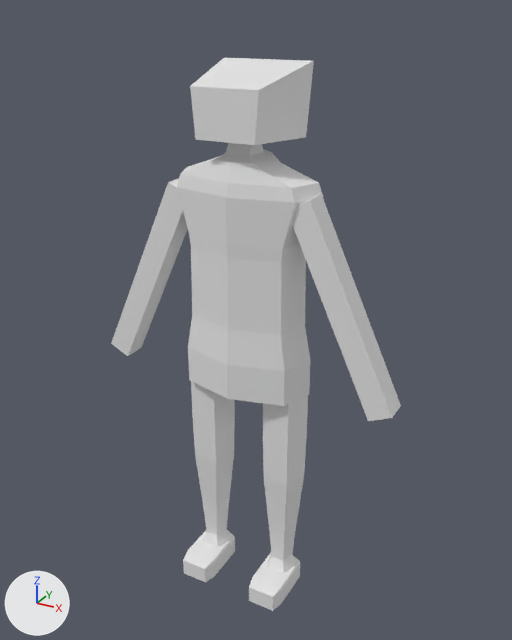
The FBX model assets/Player.fbx, before and after one commit.
Camera for both pictures: a 50 mm camera at (26.1, -45.9, 46.7) aimed at (0.4, 0.8, 23.4). The lights are fixed; the arrows at lower left show +X, +Y and +Z. Where no turn or scale is listed for an object, it has been applied to the vertices.

In view in the first picture: 'RIG_ARM', 'RIG_ARM2', 'RIG_HEAD', 'RIG_LEG', 'RIG_LEG2', 'RIG_TORSO'.
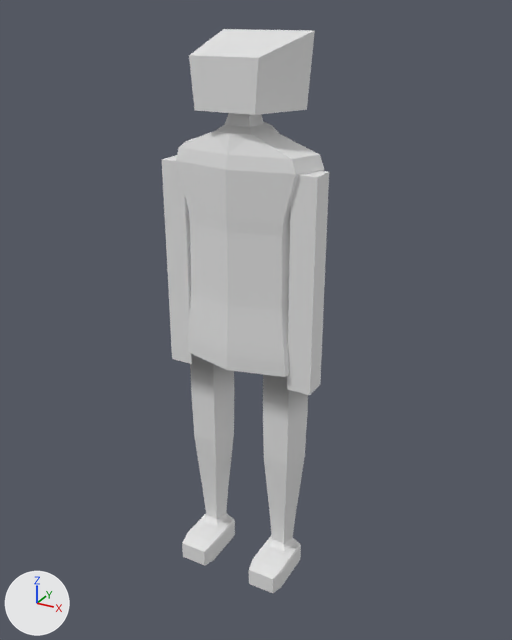
Where the newer file only moved an object's origin or applied its transform, the numbers keep the older frame.

Diff of the bpy script that builds the scene:
```diff
--- a/assets/Player.fbx.py
+++ b/assets/Player.fbx.py
@@ me_cube_001 @@
 me_cube_001.from_pydata(...)  # 16 vertices, 14 faces; spans x -1.3..7.7, y -1.0..1.0, z -14.9..1.3
 # used by ob_rig_arm; location = (5.5, -0.6, 33.2)
+# me_cube_001 part 3: the whole mesh is turned 25 degrees about the y axis through its middle, then moved by (-3.2, 0.0, 1.3)
@@ me_cube_002 @@
 me_cube_002.from_pydata(...)  # 16 vertices, 14 faces; spans x -7.7..1.3, y -1.0..1.0, z -14.9..1.3
 # used by ob_rig_arm2; location = (-5.5, -0.6, 33.2)
+# me_cube_002 part 2: the whole mesh is turned -25 degrees about the y axis through its middle, then moved by (3.2, 0.0, 1.3)
@@ me_cube_003 @@
 me_cube_003.from_pydata(...)  # 26 vertices, 22 faces; spans x -3.75..3.75, y -2.45..3.85, z -1.04..5.27
 # used by ob_rig_head; location = (-0.02, -0.53, 38.05)
+# me_cube_003 part 4: the whole mesh is moved by (0.0, 0.0, 2.0)
@@ me_circle_001 @@
 # used by ob_rig_leg2; location = (-3.5, 0.0, 0.0); rotation_euler = (0.0, 0.0, 1.571), in degrees (0, 0, 90); scale = (1.0, 1.81, 1.0)
-me_circle_001.from_pydata(...)  # 79 vertices, 72 faces; spans x -4.0..2.0, y -1.0..1.0, z -2.0..19.0
+me_circle_001.from_pydata(...)  # 77 vertices, 74 faces; spans x -400.0..195.3, y -200.0..1900.0, z -102.7..102.7
+# me_circle_001 part 1: 79 vertices removed from x -4.0..2.0, y -1.0..1.0, z -2.0..19.0; 77 vertices added at x -400.0..195.3, y -200.0..1900.0, z -102.7..102.7
@@ me_circle @@
 # used by ob_rig_leg; location = (3.5, 0.0, 0.0); rotation_euler = (0.0, 0.0, 1.571), in degrees (0, 0, 90); scale = (1.0, 1.81, 1.0)
-me_circle.from_pydata(...)  # 79 vertices, 72 faces; spans x -4.0..2.0, y -1.0..1.0, z -2.0..19.0
+me_circle.from_pydata(...)  # 77 vertices, 74 faces; spans x -400.0..195.3, y -200.0..1900.0, z -102.7..102.7
+# me_circle part 7: 79 vertices removed from x -4.0..2.0, y -1.0..1.0, z -2.0..19.0; 77 vertices added at x -400.0..195.3, y -200.0..1900.0, z -102.7..102.7
@@ me_circle_002 @@
 # used by ob_rig_torso; location = (3.5, 0.0, 0.0)
-me_circle_002.from_pydata(...)  # 77 vertices, 71 faces; spans x -9.6..2.6, y -3.3..2.7, z 17.1..37.1
+me_circle_002.from_pydata(...)  # 71 vertices, 77 faces; spans x -957.2..257.2, y 1800.0..3711.2, z -281.3..322.7
+# me_circle_002 part 5: 77 vertices removed from x -9.6..2.6, y -3.3..2.7, z 17.1..37.1
+# me_circle_002 part 6: 71 vertices added at x -957.2..257.2, y 1800.0..3711.2, z -281.3..322.7
@@ ob_rig_leg2 @@
 ob_rig_leg2 = bpy.data.objects.new('RIG_LEG2', me_circle_001)
-ob_rig_leg2.location = (-3.5, 0.0, 0.0)
-ob_rig_leg2.rotation_euler = (0.0, 0.0, 1.571)  # degrees (0, 0, 90)
-ob_rig_leg2.scale = (1.0, 1.81, 1.0)
+ob_rig_leg2.location = (-3.5, 0.0, 2.0)
+ob_rig_leg2.rotation_euler = (1.571, 0.0, 1.571)  # degrees (90, 0, 90)
+ob_rig_leg2.scale = (0.01, 0.01, 0.0181)
@@ ob_rig_leg @@
 ob_rig_leg = bpy.data.objects.new('RIG_LEG', me_circle)
-ob_rig_leg.location = (3.5, 0.0, 0.0)
-ob_rig_leg.rotation_euler = (0.0, 0.0, 1.571)  # degrees (0, 0, 90)
-ob_rig_leg.scale = (1.0, 1.81, 1.0)
+ob_rig_leg.location = (3.5, 0.0, 2.0)
+ob_rig_leg.rotation_euler = (1.571, 0.0, 1.571)  # degrees (90, 0, 90)
+ob_rig_leg.scale = (0.01, 0.01, 0.0181)
@@ ob_rig_torso @@
 ob_rig_torso = bpy.data.objects.new('RIG_TORSO', me_circle_002)
-ob_rig_torso.location = (3.5, 0.0, 0.0)
+ob_rig_torso.location = (3.5, 0.0, 2.0)
+ob_rig_torso.rotation_euler = (1.571, 0.0, 0.0)  # degrees (90, 0, 0)
+ob_rig_torso.scale = (0.01, 0.01, 0.01)
```

Where the change shows, as pixel boxes (x1, y1, x2, y2) in the pictures (512 x 640 px):
'RIG_TORSO', reshaped, moved, turned, rescaled
    before: (177, 149, 323, 406)
    after: (176, 121, 324, 377)
'RIG_ARM', mesh turned
    before: (292, 195, 401, 421)
    after: (287, 171, 329, 395)
'RIG_HEAD', mesh moved
    before: (190, 58, 314, 156)
    after: (189, 29, 315, 127)
'RIG_LEG', reshaped, moved, turned, rescaled
    before: (249, 395, 308, 611)
    after: (249, 375, 308, 593)
'RIG_LEG2', reshaped, moved, turned, rescaled
    before: (183, 381, 235, 582)
    after: (182, 354, 235, 566)
'RIG_ARM2', mesh turned
    before: (111, 179, 188, 356)
    after: (162, 155, 192, 364)
part 5 of me_circle_002, deleted
    before: (177, 149, 323, 406)
part 6 of me_circle_002, added
    after: (176, 121, 324, 377)
